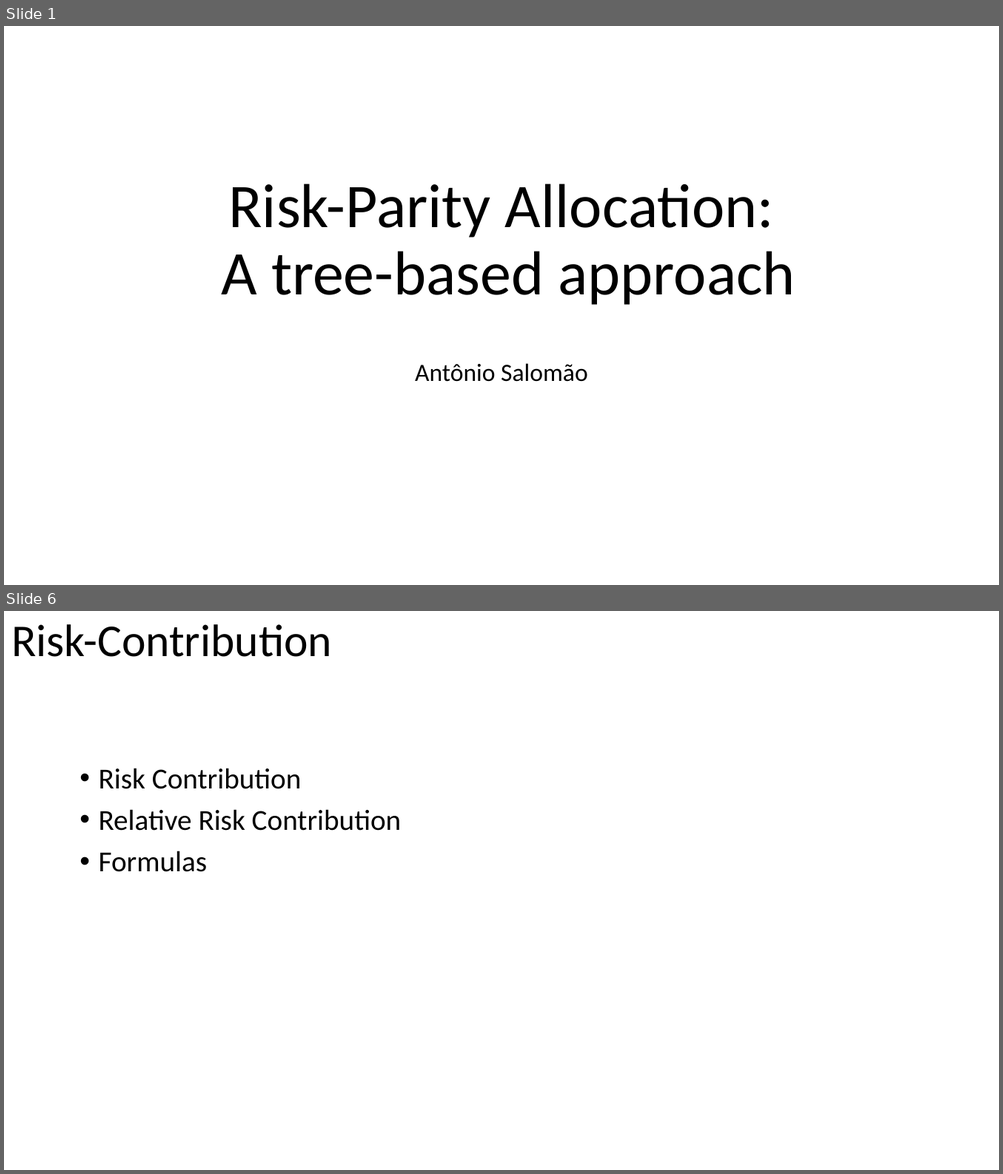
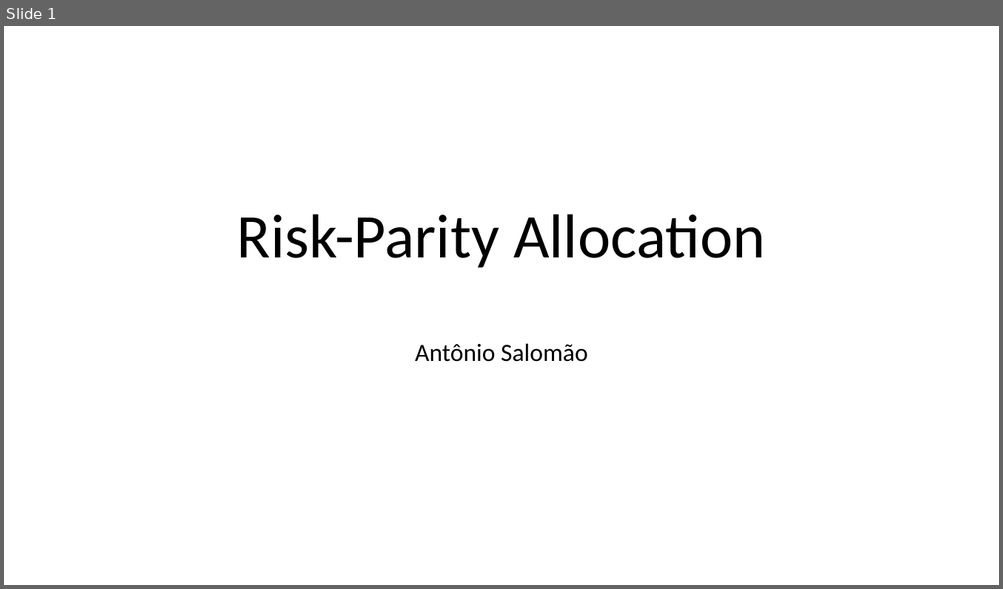
Before and after one commit to antoniosalomao/MPE_1, a slide deck: risk_parity_mpe_risco.pptx. Shown one above the other, each under a label of ours: slides 1 and 6 before the commit, slide 1 after it; the slides between them are not shown. The pictures are 1003x1174 and 1003x589 pixels, drawn with LibreOffice and Linux fonts; fonts in the diff are those of the drawing. Boxes give left, top, right and bottom in pixels: in the first picture for what was removed or moved away, otherwise in the second. Text is boxed around its words. In the diff, an @@ line names an element or a change of style, - is before the commit and + after.

```diff
--- a/risk_parity_mpe_risco.pptx
+++ b/risk_parity_mpe_risco.pptx
@@ slide 6 removed at <box>4,611,999,1170</box>, background #FFFFFF @@
@@ title removed at <box>11,624,332,657</box> @@
-Risk-Contribution
@@ text removed at <box>99,768,401,872</box> @@
-• Risk Contribution
-• Relative Risk Contribution
-• Formulas
@@ slide 1 changed as well @@
@@ title at <box>237,214,765,268</box>: text changed @@
-Risk-Parity Allocation:
-A tree-based approach
+Risk-Parity Allocation
@@ subtitle "Antônio Salomão": place and size @@
-subtitle "Antônio Salomão" at <box>415,363,588,382</box>
+subtitle "Antônio Salomão" at <box>415,343,588,362</box>
```
Also in this commit, not shown: 1 other slide changed, 7 slides added, 7 other slides removed.
